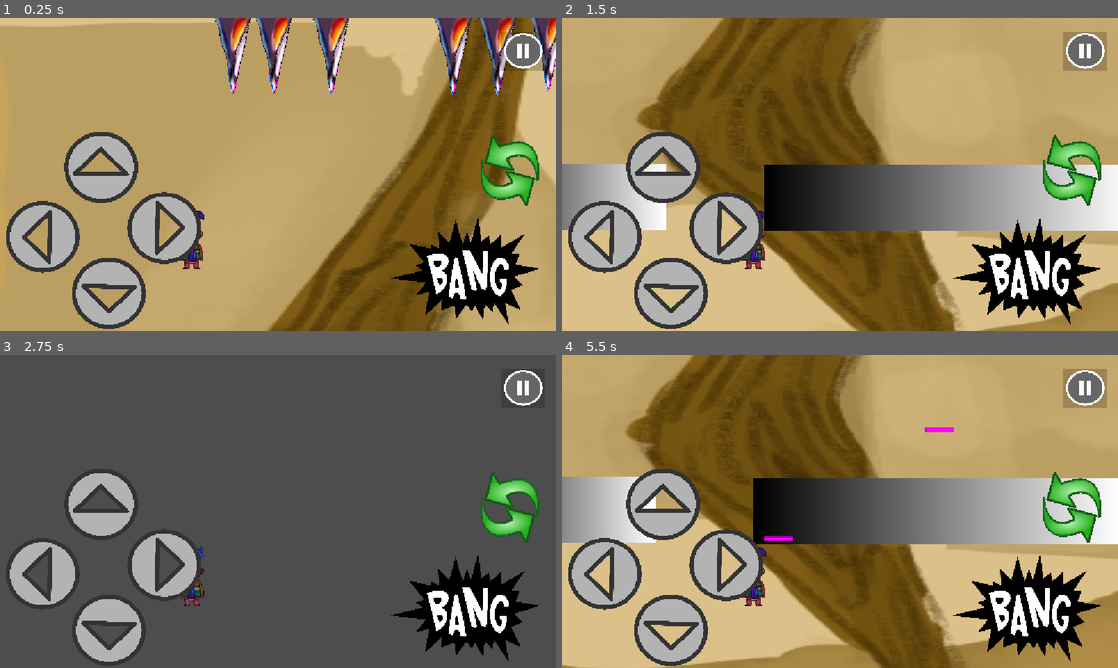
Above: before the commit, frames 1-4 (two rows, left to right).
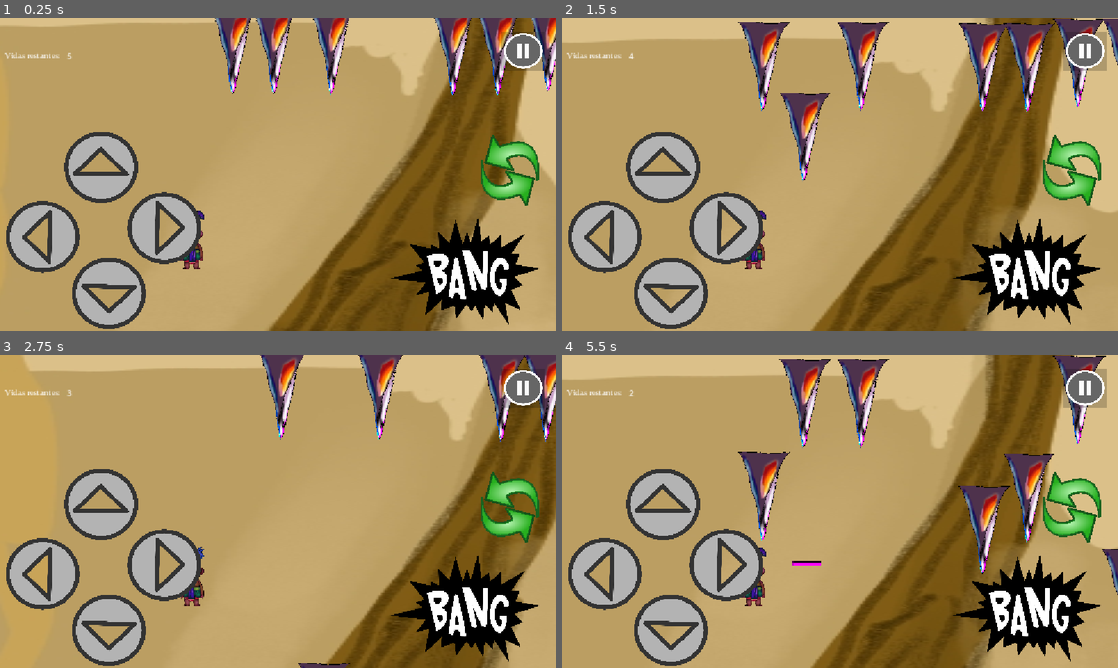
Above: after the commit, the same moments.

Repository: Kevincamelo5/Sacbe
Game: Godot game, scene res://niveles/nivel1/nivel1_parte2.tscn
Same seed, same stepped clock (60 frames per second), same inputs: the game is played once before the commit and once after it. This scene is started directly instead of the project's main scene.
Inputs (mouse positions are in pixels of both pictures, inside the frame that each line leads up to):
- Up to frame 1 (0.25 s): no input
- Up to frame 2 (1.5 s): tap Enter at 0.5 s; move the mouse to (962, 158) at 0.52 s; hold S (agacharse) 0.53-1.28 s; hold D (derecha) from 0.53 s (still down); click (962, 158) at 0.67 s; tap W (saltar) at 0.77 s; move the mouse to (728, 190) at 1.27 s; tap Tab (cambiar_objeto) at 1.35 s
- Up to frame 3 (2.75 s): tap W (saltar) at 1.52 s; move the mouse to (333, 442) at 2.02 s; release D (derecha) at 2.03 s; hold A (izquierda) from 2.03 s (still down); hold F (usar_objeto) from 2.03 s (still down)
- Up to frame 4 (5.5 s): move the mouse to (812, 574) at 2.77 s; release A (izquierda) at 2.78 s; release F (usar_objeto) at 2.78 s; hold D (derecha) 2.78-4.28 s; tap R at 2.85 s; click (812, 574) at 2.92 s; tap W (saltar) at 3.02, 3.77, 4.52 s; move the mouse to (1006, 558) at 3.52 s; hold S (agacharse) 3.53-4.28 s; move the mouse to (673, 464) at 4.27 s; hold A (izquierda) 4.28-5.03 s; tap Tab (cambiar_objeto) at 4.35 s; move the mouse to (867, 511) at 5.02 s; hold D (derecha) from 5.03 s (still down); hold F (usar_objeto) from 5.03 s (still down); click (867, 511) at 5.17 s

The runs differ from the first frame. In frame 1, 0.1% of the frame differs, in the area x 0-13%, y 10-14%; in frame 2, 67%; in frame 3, 85%, in the area x 0-100%, y 0-100%; in frame 4, 69%.

Commit message:
conversion del gameManager a una escena global

Diff:
--- a/entidades/DItens/estalactita.gd
+++ b/entidades/DItens/estalactita.gd
@@ -30,9 +30,7 @@
 func _on_body_entered(body: Node2D) -> void:
 	if body.get_collision_layer_value(2):
 		# Lógica de daño
-		var game_manager = get_node("%GameManager")
-		if game_manager:
-			game_manager.disminuir_vida()
+		GameManager.disminuir_vida()
 
 	elif body.get_collision_layer_value(1):
 		# Si toca el piso, desaparece y vuelve arriba
--- /dev/null
+++ b/entidades/enemigos/tzost.tscn
@@ -0,0 +1,3 @@
+[gd_scene format=3 uid="uid://cdk4g2k5hfqpi"]
+
+[node name="Tzost" type="Node2D" unique_id=2045414259]
--- a/interfaz/hud/contador_monedas.gd
+++ b/interfaz/hud/contador_monedas.gd
@@ -3,7 +3,7 @@
 @onready var contador_monedas: Label = $contador_monedas
 
 func _ready() -> void:
-	var game_manager = get_node("%GameManager")
+	var game_manager = get_node_or_null("/root/GameManager")
 	game_manager.puntuacion_actualizada.connect(_on_puntuacion_actualizada)
 
 func _on_puntuacion_actualizada(puntuacion_actual: int)->void:
--- a/niveles/nivel1/nivel1_parte1.tscn
+++ b/niveles/nivel1/nivel1_parte1.tscn
@@ -1,12 +1,36 @@
 [gd_scene format=3 uid="uid://1pmnp3stap1j"]
 
+[ext_resource type="Script" uid="uid://5ewht513dpt8" path="res://niveles/nivel1/nivel_1_parte_1.gd" id="1_iy3o0"]
 [ext_resource type="Texture2D" uid="uid://dm0q8p7fcffb" path="res://activos/arte/cueva.jpg" id="1_r5pcl"]
 [ext_resource type="AudioStream" uid="uid://ccr8oku4balhu" path="res://activos/audio/mystical-flute-ritual-instrumental-399259.mp3" id="2_nen1f"]
+[ext_resource type="PackedScene" uid="uid://caokkywjfo4gv" path="res://entidades/jugador/jugador.tscn" id="4_utin6"]
+
+[sub_resource type="RectangleShape2D" id="RectangleShape2D_utin6"]
+size = Vector2(497, 60)
+
+[sub_resource type="NoiseTexture2D" id="NoiseTexture2D_utin6"]
 
 [node name="Nivel1Parte1" type="Node2D" unique_id=1181751365]
+script = ExtResource("1_iy3o0")
 
 [node name="Sprite2D" type="Sprite2D" parent="." unique_id=35196844]
 texture = ExtResource("1_r5pcl")
 
 [node name="AudioStreamPlayer" type="AudioStreamPlayer" parent="." unique_id=252242202]
 stream = ExtResource("2_nen1f")
+
+[node name="Jugador" parent="." unique_id=594628309 instance=ExtResource("4_utin6")]
+position = Vector2(-833, 266)
+
+[node name="Camera2D" type="Camera2D" parent="Jugador" unique_id=791852935]
+
+[node name="pisos" type="StaticBody2D" parent="." unique_id=1749734021]
+
+[node name="piso" type="CollisionShape2D" parent="pisos" unique_id=1219876204]
+position = Vector2(-708.5, 504)
+shape = SubResource("RectangleShape2D_utin6")
+
+[node name="piso1" type="Sprite2D" parent="pisos" unique_id=1616143121]
+position = Vector2(-707.00006, 487.99997)
+scale = Vector2(0.96840405, 0.05018495)
+texture = SubResource("NoiseTexture2D_utin6")
--- a/niveles/nivel1/nivel1_parte2.tscn
+++ b/niveles/nivel1/nivel1_parte2.tscn
@@ -1,5 +1,6 @@
 [gd_scene format=3 uid="uid://daiqw1cnst2nc"]
 
+[ext_resource type="Script" uid="uid://gdyvg4opyw75" path="res://niveles/nivel1/nivel_1_parte_2.gd" id="1_dqs1d"]
 [ext_resource type="Texture2D" uid="uid://dm0q8p7fcffb" path="res://activos/arte/cueva.jpg" id="1_kjwuy"]
 [ext_resource type="PackedScene" uid="uid://caokkywjfo4gv" path="res://entidades/jugador/jugador.tscn" id="2_450ay"]
 [ext_resource type="PackedScene" uid="uid://bw8ubk8v43lho" path="res://interfaz/hud/controles.tscn" id="3_450ay"]
@@ -7,6 +8,8 @@
 [ext_resource type="Script" uid="uid://c4m5nxx8wo7" path="res://niveles/nivel1/cuerda.gd" id="6_kjwuy"]
 [ext_resource type="Texture2D" uid="uid://bns87gymx0fs6" path="res://activos/arte/cuerda.png" id="6_m23g8"]
 [ext_resource type="PackedScene" uid="uid://dgaku384lbo3k" path="res://objetos/peligrosos/vacio.tscn" id="7_kjwuy"]
+[ext_resource type="PackedScene" uid="uid://bm40afqfwxlta" path="res://interfaz/hud/contador_vidas.tscn" id="8_8gt42"]
+[ext_resource type="AudioStream" uid="uid://dkr6l5dk6ovfi" path="res://activos/audio/musicaEntrada2.mp3" id="9_8gt42"]
 
 [sub_resource type="RectangleShape2D" id="RectangleShape2D_450ay"]
 size = Vector2(1096, 79.05835)
@@ -32,7 +35,8 @@
 [sub_resource type="RectangleShape2D" id="RectangleShape2D_m23g8"]
 size = Vector2(19, 20)
 
-[node name="Node2D" type="Node2D" unique_id=632905074]
+[node name="nivel1_parte2" type="Node2D" unique_id=632905074]
+script = ExtResource("1_dqs1d")
 
 [node name="Objetos" type="Node2D" parent="." unique_id=290793190]
 
@@ -100,10 +104,6 @@
 
 [node name="controles" parent="." unique_id=1246349502 instance=ExtResource("3_450ay")]
 
-[node name="Vacio" parent="." unique_id=278364109 instance=ExtResource("7_kjwuy")]
-position = Vector2(1790.9999, 495)
-scale = Vector2(276.25287, -5.593966)
-
 [node name="Estalactitas" type="Node2D" parent="." unique_id=499655939]
 
 [node name="Area2D" parent="Estalactitas" unique_id=809678345 instance=ExtResource("5_37m0b")]
@@ -260,4 +260,14 @@
 scale = Vector2(0.5805322, 0.6973757)
 texture = ExtResource("6_m23g8")
 
+[node name="CanvasLayer" parent="." unique_id=330364085 instance=ExtResource("8_8gt42")]
+
+[node name="Vacio" parent="." unique_id=278364109 instance=ExtResource("7_kjwuy")]
+position = Vector2(1534, 461)
+scale = Vector2(545.3086, 1.8183305)
+
+[node name="musicadefondo" type="AudioStreamPlayer" parent="." unique_id=578440838]
+stream = ExtResource("9_8gt42")
+parameters/looping = true
+
 [connection signal="body_entered" from="cuerda" to="cuerda" method="_on_body_entered"]
--- /dev/null
+++ b/niveles/nivel1/nivel_1_parte_1.gd
@@ -0,0 +1 @@
+extends Node2D
--- a/niveles/nivel1/nivel_1_parte_2.gd
+++ b/niveles/nivel1/nivel_1_parte_2.gd
@@ -1,9 +1,9 @@
-extends CanvasLayer
+extends Node2D
 
 
 #funcion dice si un cuadro es visible
 func _ready() -> void:
-	visible=false
+	$musicadefondo.play()
 
 func mostrar():
 	visible = true
--- a/objetos/peligrosos/vacio.gd
+++ b/objetos/peligrosos/vacio.gd
@@ -2,6 +2,4 @@
 
 func _on_area_2d_body_entered(body: Node2D) -> void:
 	if body is Jugador:
-		var game_manager = get_node("%GameManager")
-		if game_manager:
-			game_manager.disminuir_vida()
+		GameManager.disminuir_vida()
Not shown, added: niveles/nivel1/nivel_1_parte_1.gd.uid
